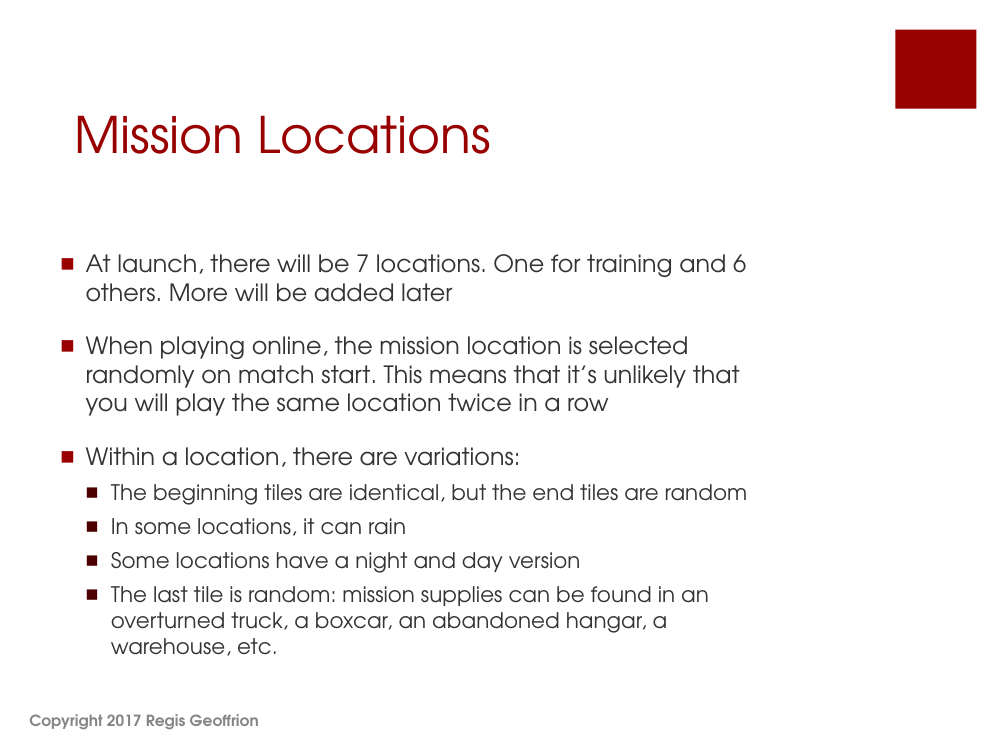
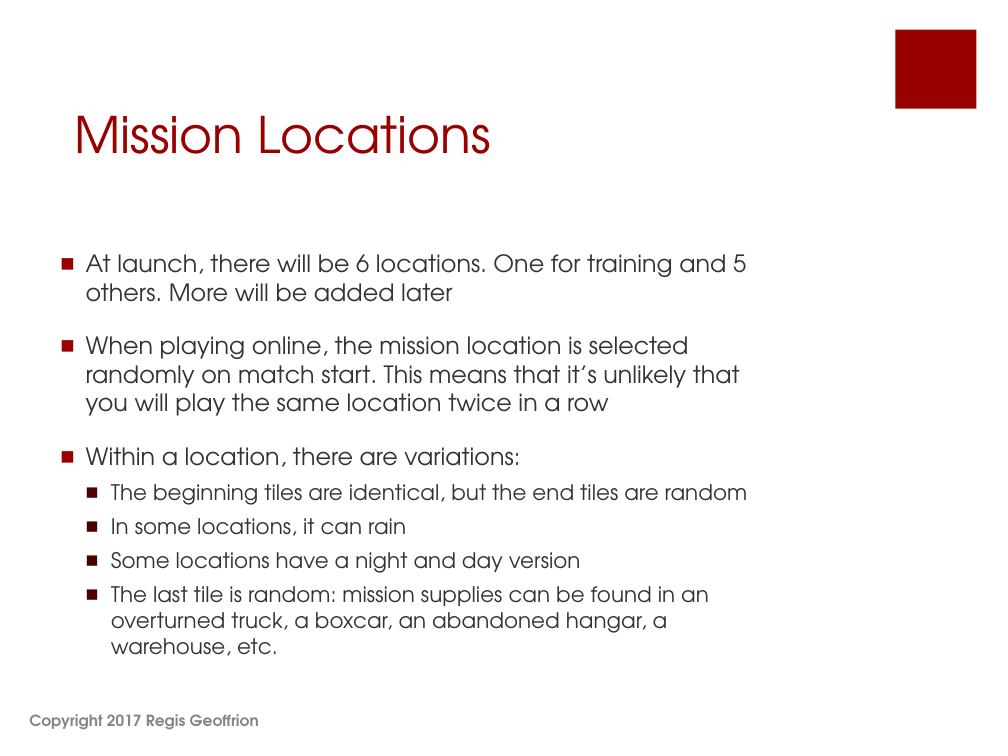
Before and after one commit to shahbazGamedev/Hero-s-Run, a slide deck: slide 4 of Documents/Earth Alone.pptx. Drawn at 1008x756 pixels with LibreOffice and Linux fonts; fonts in the diff are those of the drawing. Boxes give left, top, right and bottom in pixels: in the first picture for what was removed or moved away, otherwise in the second. Text is boxed around its words. In the diff, an @@ line names an element or a change of style, - is before the commit and + after.

```diff
--- a/Documents/Earth Alone.pptx
+++ b/Documents/Earth Alone.pptx
@@ text at (86,254,746,302): text changed @@
-■ At launch, there will be 7 locations. One for training and 6 others. More will be added later
+■ At launch, there will be 6 locations. One for training and 5 others. More will be added later
```
Also in this commit, not shown: 13 other slides changed, 1 slide added.
